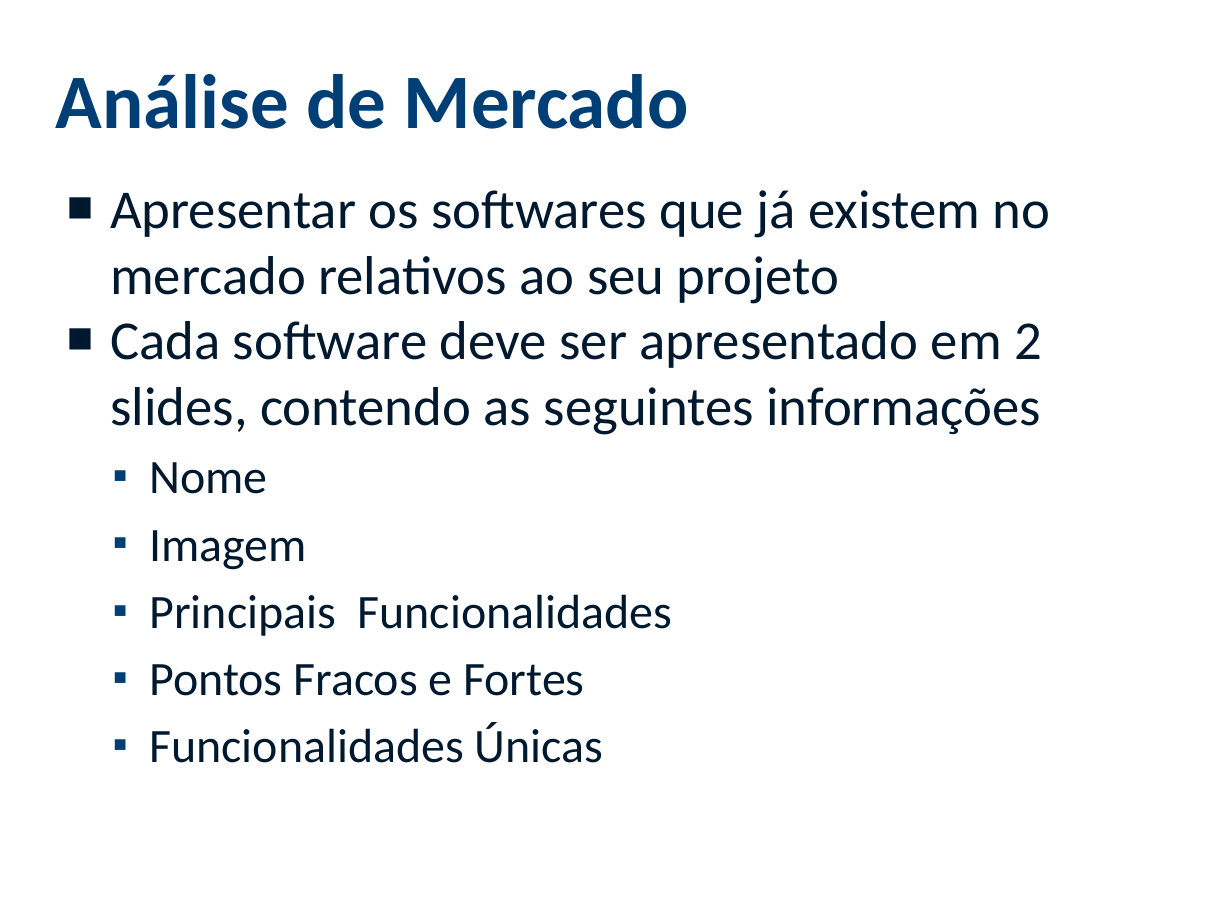
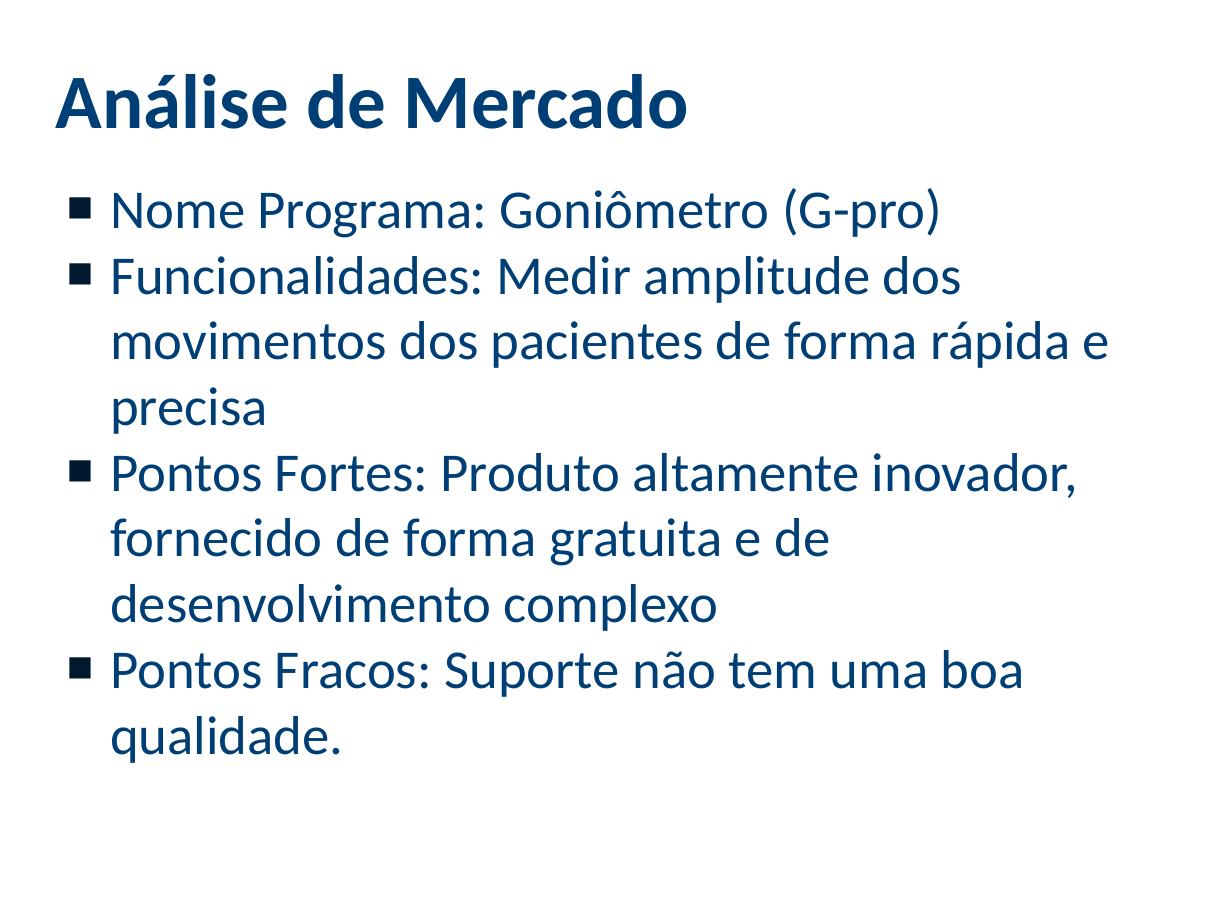
Before and after one commit to viniciussouza1210/ProjetoFinal, a slide deck: slide 38 of ANÁLISE/Modelo Apresentacao Analise (1).pptx (slide 16 before the commit). Drawn at 1232x924 pixels with LibreOffice and Linux fonts; fonts in the diff are those of the drawing; background and template pictures are left out. Boxes give left, top, right and bottom in pixels: in the first picture for what was removed or moved away, otherwise in the second. Text is boxed around its words. In the diff, an @@ line names an element or a change of style, - is before the commit and + after.

```diff
--- a/ANÁLISE/Modelo Apresentacao Analise (1).pptx
+++ b/ANÁLISE/Modelo Apresentacao Analise (1).pptx
@@ text at (110, 188, 1110, 763): text changed; text colour #00192F to #003F75 @@
-■ Apresentar os softwares que já existem no mercado relativos ao seu projeto
-■ Cada software deve ser apresentado em 2 slides, contendo as seguintes informações
-  ▪ Nome
-  ▪ Imagem
-  ▪ Principais Funcionalidades
-  ▪ Pontos Fracos e Fortes
-  ▪ Funcionalidades Únicas
+■ Nome Programa: Goniômetro (G-pro)
+■ Funcionalidades: Medir amplitude dos movimentos dos pacientes de forma rápida e precisa
+■ Pontos Fortes: Produto altamente inovador, fornecido de forma gratuita e de desenvolvimento complexo
+■ Pontos Fracos: Suporte não tem uma boa qualidade.
```
Also in this commit, not shown: 6 other slides changed, 26 slides added, 1 slide removed, 8 other files.
